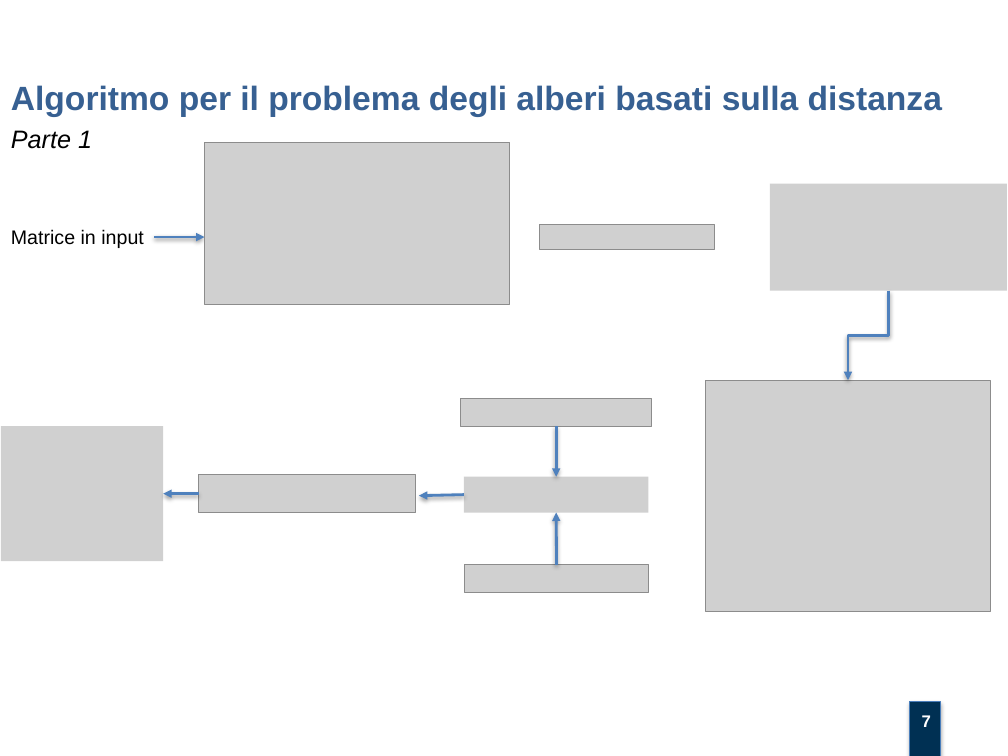
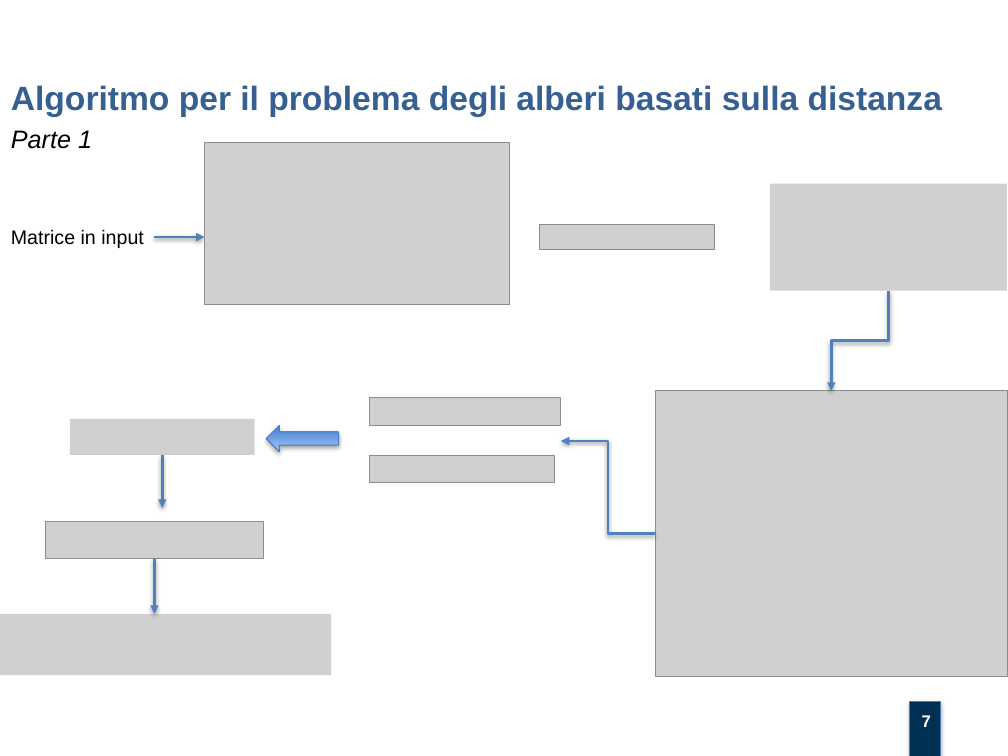
Before and after one commit to mtortoli/Thesis, a slide deck: slide 7 of Discussione Laurea/Slides v.1.0.pptx. Drawn at 1008x756 pixels with LibreOffice and Linux fonts; fonts in the diff are those of the drawing; grey boxes stand for pictures; background and template pictures are left out. Boxes give left, top, right and bottom in pixels: in the first picture for what was removed or moved away, otherwise in the second. Text is boxed around its words. In the diff, an @@ line names an element or a change of style, - is before the commit and + after.

```diff
--- a/Discussione Laurea/Slides v.1.0.pptx
+++ b/Discussione Laurea/Slides v.1.0.pptx
@@ elbow arrow moved from (888, 290) - (848, 380) to (888, 290) - (832, 391) @@
@@ picture: place and size @@
-picture at (464,477,648,513)
+picture at (70,419,254,456)
@@ picture: place and size @@
-picture at (461,398,652,426)
+picture at (370,397,561,425)
@@ picture: place and size @@
-picture at (706,380,990,611)
+picture at (655,391,1008,677)
@@ picture removed at (1,426,163,561) @@
@@ right arrow added at (266,425,339,452), fill gradient #3F80CE to #A4C4FF, outline #4B7EBC 0.75 pt @@
@@ arrow removed from (556, 426) to (556, 477) @@
@@ elbow arrow added from (655, 534) to (560, 442), #4F81BD 2 pt @@
@@ arrow moved from (199, 494) - (163, 494) to (162, 455) - (162, 508) @@
@@ picture: place and size @@
-picture at (464,564,648,592)
+picture at (370,456,554,483)
@@ arrow removed from (464, 495) to (419, 496) @@
@@ picture: place and size @@
-picture at (199,475,416,512)
+picture at (45,521,263,558)
@@ arrow moved from (556, 564) - (556, 512) to (154, 559) - (154, 614) @@
@@ picture added at (0,614,331,675) @@
```
Also in this commit, not shown: 7 other slides changed, 2 slides removed, 1 other file.
